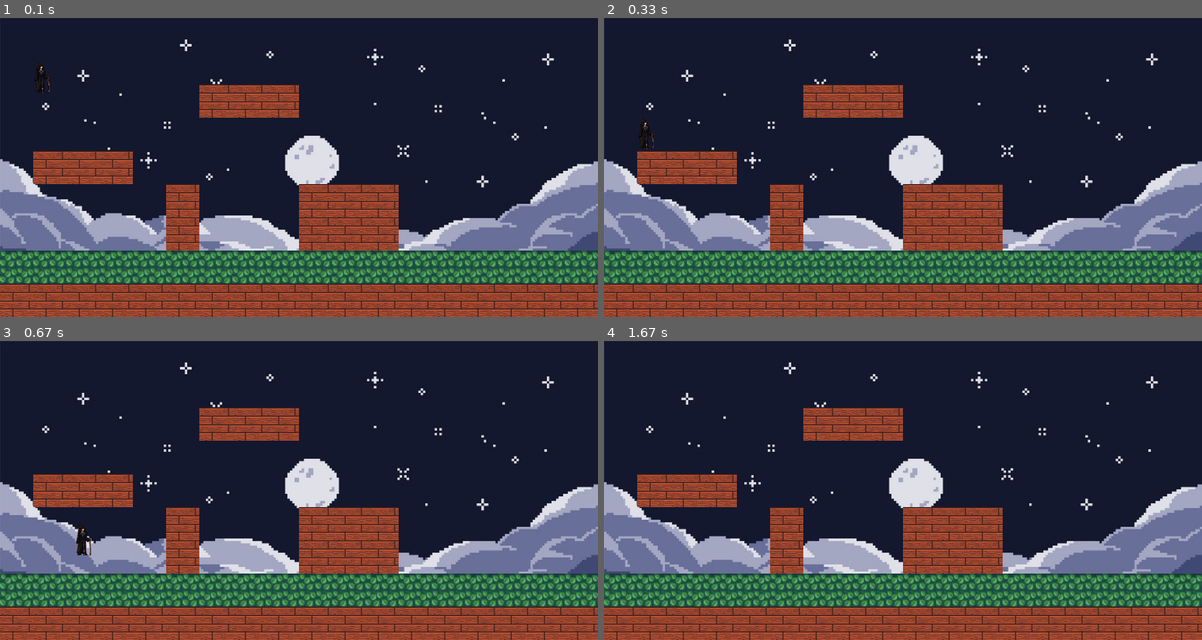
Above: before the commit, frames 1-4 (two rows, left to right).
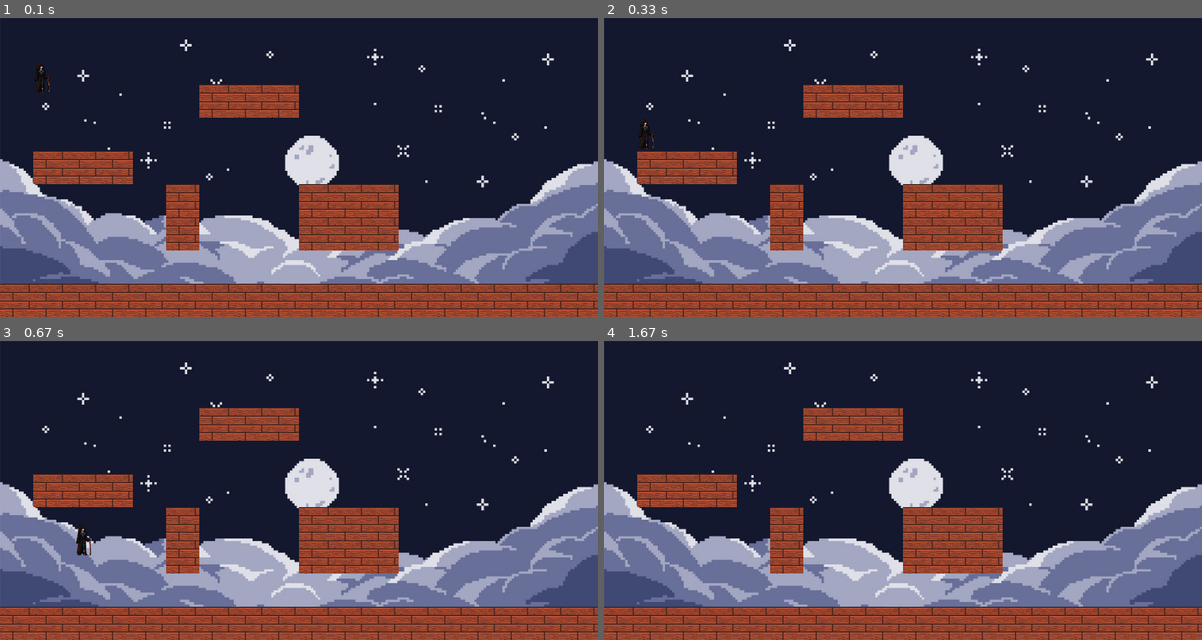
Above: after the commit, the same moments.

Repository: forg27/Pygame_Work
Game: pygame game, started from Wizard_Game.py
The game is run twice, just before and just after one commit, with the same random seed, the same clock (stepped at 60 frames per second) and the same inputs.
Inputs:
- Up to frame 1 (0.1 s): no input
- Up to frame 2 (0.33 s): no input
- Up to frame 3 (0.67 s): hold D from 0.33 s (still down)
- Up to frame 4 (1.67 s): release D at 0.8 s; hold D 0.83-1.3 s; tap Space at 0.9, 1.2, 1.4 s; hold A from 1.33 s (still down)

The runs differ from the first frame. In frame 1, 11% of the frame differs, in the area x 0-100%, y 77-89%; in frame 2, 11%; in frame 3, 11%; in frame 4, 11%.

Commit message:
better fix

Diff:
--- a/Wizard_Game.py
+++ b/Wizard_Game.py
@@ -97,7 +97,7 @@
 [0, 1, 1, 1, 0, 0, 0, 0, 0, 0, 0, 0, 0, 0, 0, 0, 0, 0],
 [0, 0, 0, 0, 0, 1, 0, 0, 0, 1, 1, 1, 0, 0, 0, 0, 0, 0],
 [0, 0, 0, 0, 0, 1, 0, 0, 0, 1, 1, 1, 0, 0, 0, 0, 0, 0],
-[2, 2, 2, 2, 2, 2, 2, 2, 2, 2, 2, 2, 2, 2, 2, 2, 2, 2],
+[0, 0, 0, 0, 0, 0, 0, 0, 0, 0, 0, 0, 0, 0, 0, 0, 0, 0],
 [1, 1, 1, 1, 1, 1, 1, 1, 1, 1, 1, 1, 1, 1, 1, 1, 1, 1],
 ]
 
